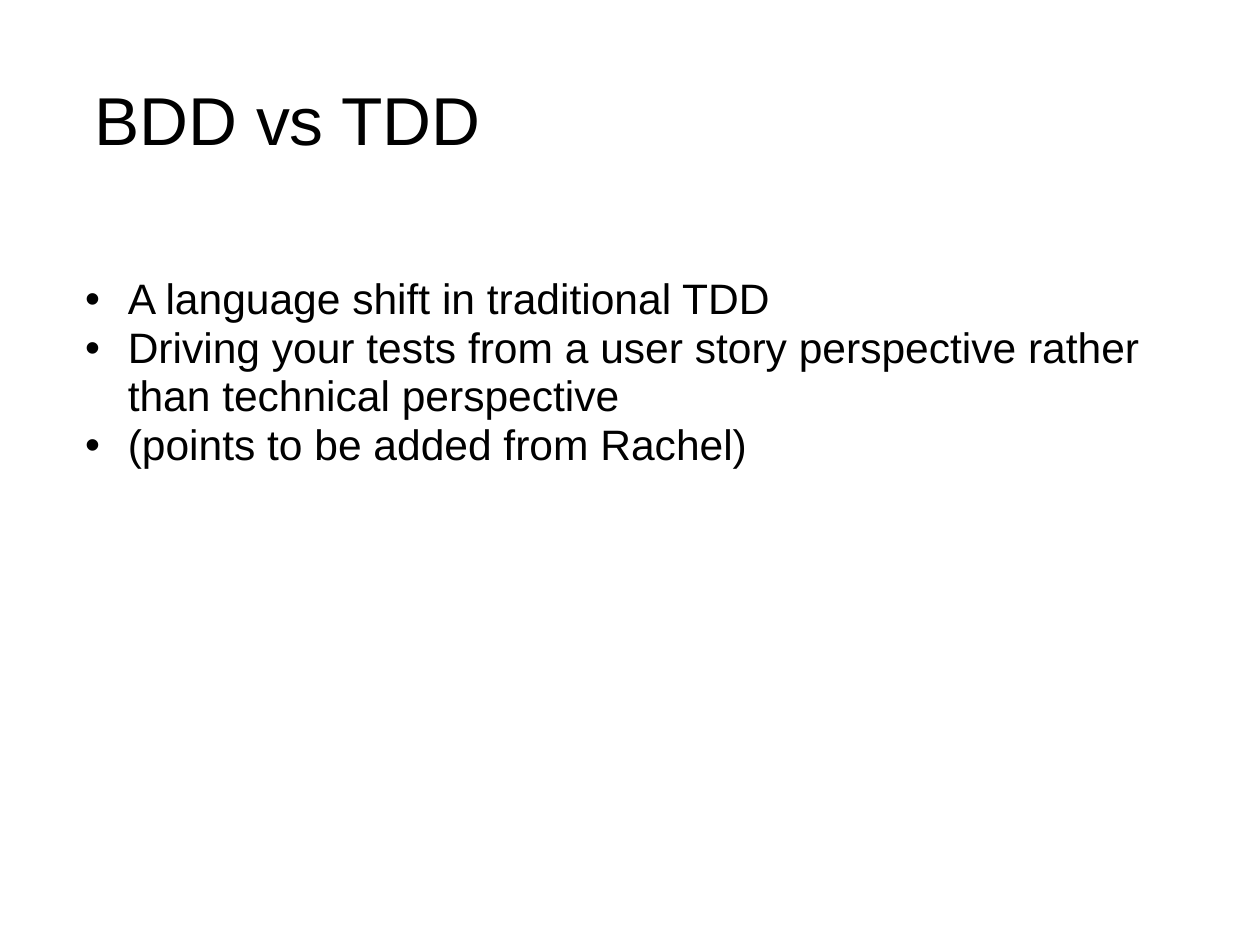
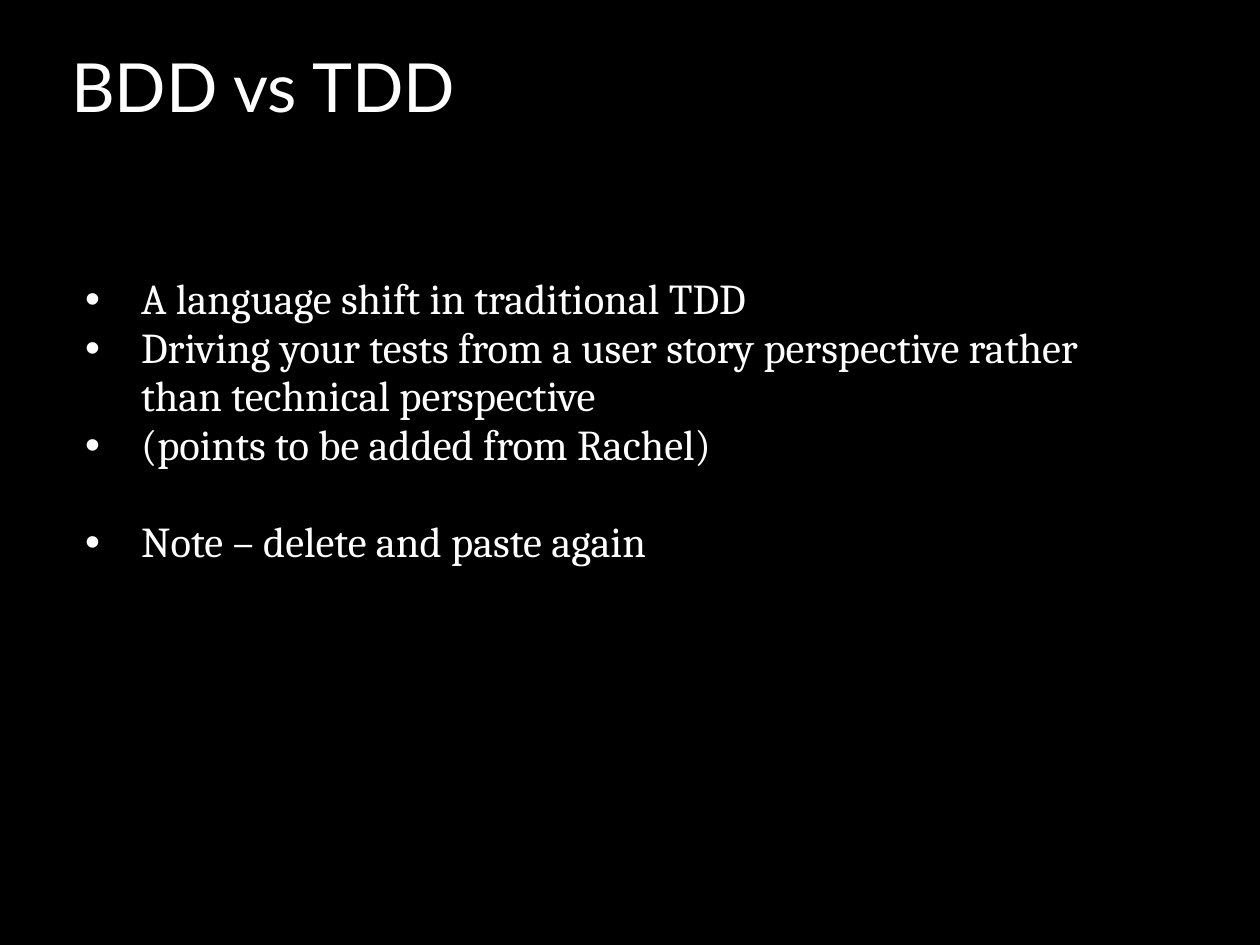
Before and after one commit to jomontanari/JasmineBowlingGame, a slide deck: slide 3 of TestingJavaScript_with_Jasmine.ppt. Drawn at 1260x945 pixels with LibreOffice and Linux fonts; fonts in the diff are those of the drawing; background and template pictures are left out. Boxes give left, top, right and bottom in pixels: in the first picture for what was removed or moved away, otherwise in the second. Text is boxed around its words. In the diff, an @@ line names an element or a change of style, - is before the commit and + after.

```diff
--- a/TestingJavaScript_with_Jasmine.ppt
+++ b/TestingJavaScript_with_Jasmine.ppt
@@ background #FFFFFF to #000000 @@
@@ title "BDD vs TDD": place and size @@
-title "BDD vs TDD" at [94, 98, 480, 146]
+title "BDD vs TDD" at [71, 63, 455, 113]
@@ title "BDD vs TDD" at [71, 63, 455, 113]: font Arial to Lato, text colour #000000 to #FFFFFF @@
@@ text at [141, 284, 1078, 469]: font Arial to Cambria, text colour #000000 to #FFFFFF in "A language shift in traditional TDD", "Driving your tests from a user story ...", "(points to be added from Rachel)"; indent changed; bullet colour #000000 to #FFFFFF @@
@@ text at [141, 527, 646, 567]: paragraph added @@
+• Note – delete and paste again
```
Also in this commit, not shown: 14 other slides changed, 3 slides added, 3 slides removed.
